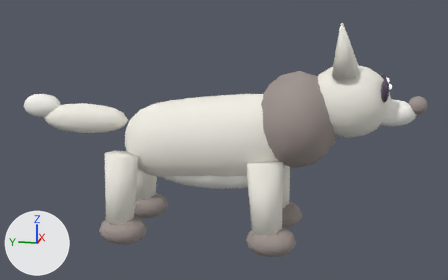
One commit to the glTF model assets/models/mob_bone_hound.glb: the scene before it, then after it.
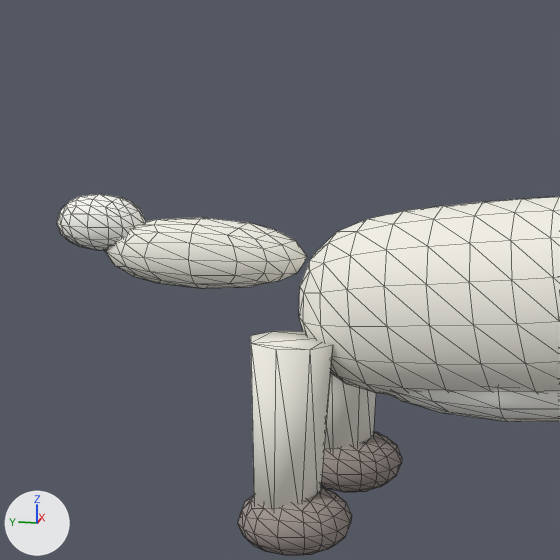
Each version is shown whole from a camera (50 mm lens) standing at (-3.013, -0.731, 1.261) and looking at (0.006, -0.127, 0.506), then close up on the part from 0% to 52% of the width and 5% to 88% of the height. Arrows for +X, +Y and +Z are at lower left; the lights stay in place. The first two pictures are the older version. The close-ups show mesh edges as thin lines.

Names of what the first close-up shows: 'belly', 'body', 'leg_leg_bl', 'leg_leg_br', 'paw_leg_bl', 'paw_leg_br', 'tail', 'tail_tip'.
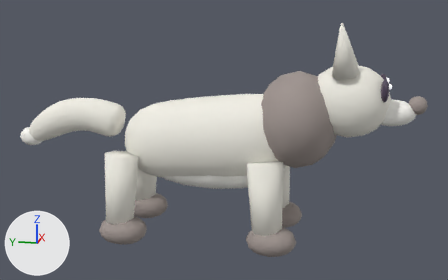
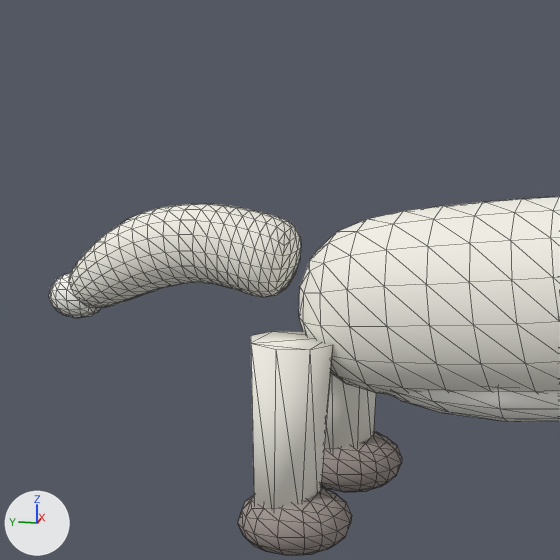
Edits to the bpy script that builds the scene:
```text
Add me_tail_tip_mesh_1:
    me_tail_tip_mesh_1.from_pydata(...)  # 98 vertices, 192 faces; spans x -0.0522..0.0522, y 0.864..0.996, z 0.4278..0.5322
    me_tail_tip_mesh_1.materials.append(mat_m_mob_bone_hound_light)  # white #fdfcf6
Add me_tail_mesh_001:
    me_tail_mesh_001.from_pydata(...)  # 354 vertices, 704 faces; spans x -0.089..0.089, y 0.403..0.944, z 0.453..0.699
    me_tail_mesh_001.materials.append(mat_m_mob_bone_hound_fur)  # white #f3f1e7
Remove ob_tail:
    ob_tail = bpy.data.objects.new('tail', me_tail_mesh)
    ob_tail.location = (0.0, 0.0, 0.0)
Remove ob_tail_tip:
    ob_tail_tip = bpy.data.objects.new('tail_tip', me_tail_tip_mesh)
    ob_tail_tip.location = (0.0, 0.0, 0.0)
Add ob_fur_tail_tip:
    ob_fur_tail_tip = bpy.data.objects.new('fur_tail_tip', me_tail_tip_mesh_1)
    ob_fur_tail_tip.location = (0.0, 0.0, 0.0)
Add ob_fur_tail:
    ob_fur_tail = bpy.data.objects.new('fur_tail', me_tail_mesh_001)
    ob_fur_tail.location = (0.0, 0.0, 0.0)
```

Changed parts and their boxes [x1, y1, x2, y2] in the close-ups (560 x 560 px):
'fur_tail', added: after [69, 204, 301, 308]
'tail', deleted: before [104, 217, 308, 288]
'tail_tip', deleted: before [57, 194, 146, 250]
'fur_tail_tip', added: after [49, 274, 101, 318]
